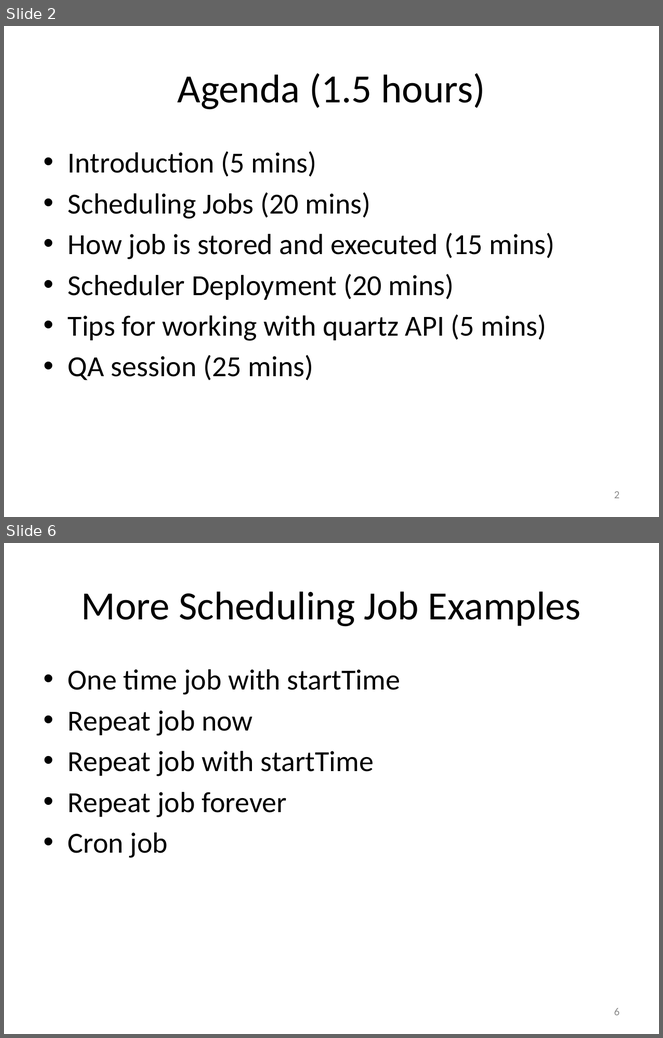
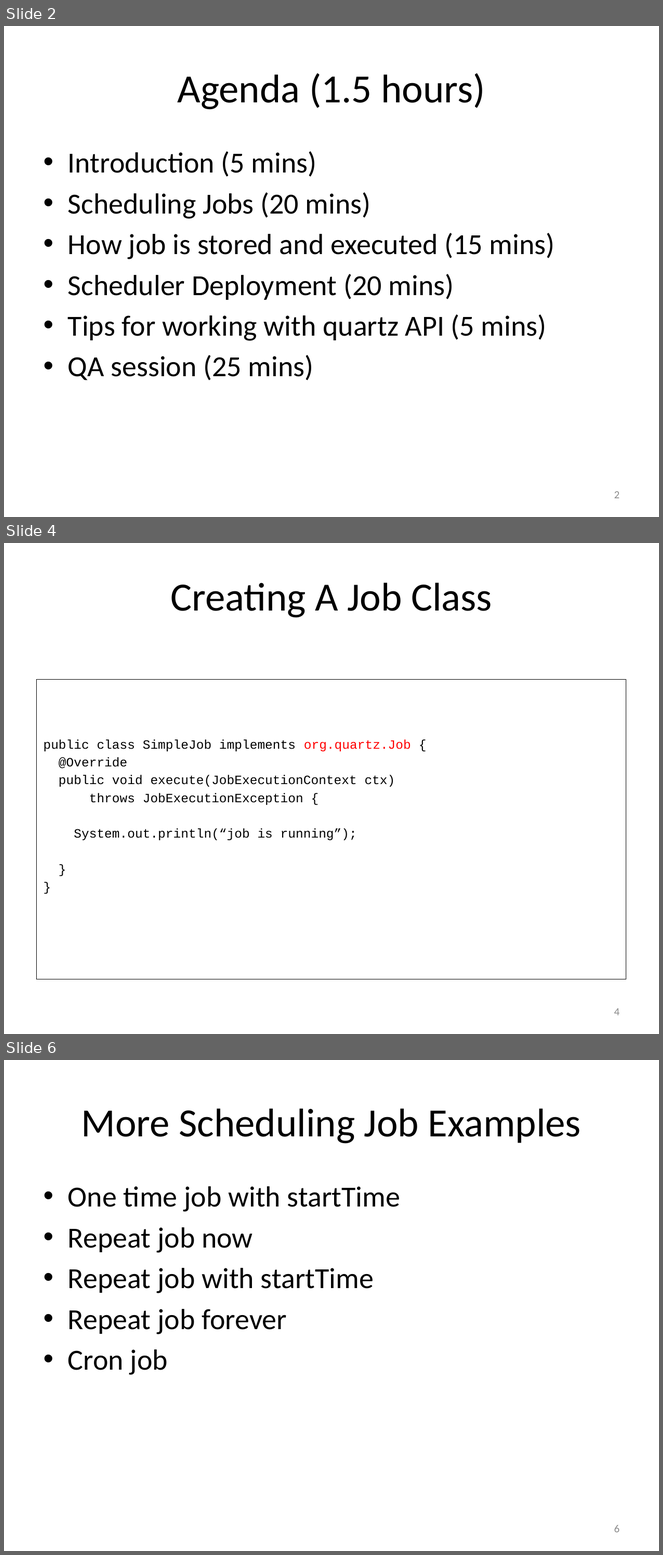
Before and after one commit to saltnlight5/myschedule.experiment, a slide deck: jug-quartz/JUG-QuartzScheduler.pptx. Shown one above the other, each under a label of ours: slides 2 and 6 before the commit, slides 2, 4 and 6 after it; the slides between them are not shown. The pictures are 663x1038 and 663x1555 pixels, drawn with LibreOffice and Linux fonts; fonts in the diff are those of the drawing. Boxes give left, top, right and bottom in pixels: in the first picture for what was removed or moved away, otherwise in the second. Text is boxed around its words. In the diff, an @@ line names an element or a change of style, - is before the commit and + after.

```diff
--- a/jug-quartz/JUG-QuartzScheduler.pptx
+++ b/jug-quartz/JUG-QuartzScheduler.pptx
@@ slide 4 added at (x1=4, y1=543, x2=659, y2=1034), background #FFFFFF @@
@@ title added at (x1=170, y1=583, x2=492, y2=618), 44 pt, text #000000 @@
+Creating A Job Class
@@ rectangle added at (x1=37, y1=679, x2=626, y2=979), outline #000000 0.75 pt, 14 pt, text #000000 @@
+public class SimpleJob implements org.quartz.Job {
+@Override
+public void execute(JobExecutionContext ctx)
+throws JobExecutionException {
+System.out.println(“job is running”);
+}
+}
@@ page number added at (x1=614, y1=1008, x2=620, y2=1016), 12 pt, text #8C8C8C @@
+4
```
Also in this commit, not shown: 5 slides changed, 1 other file.
